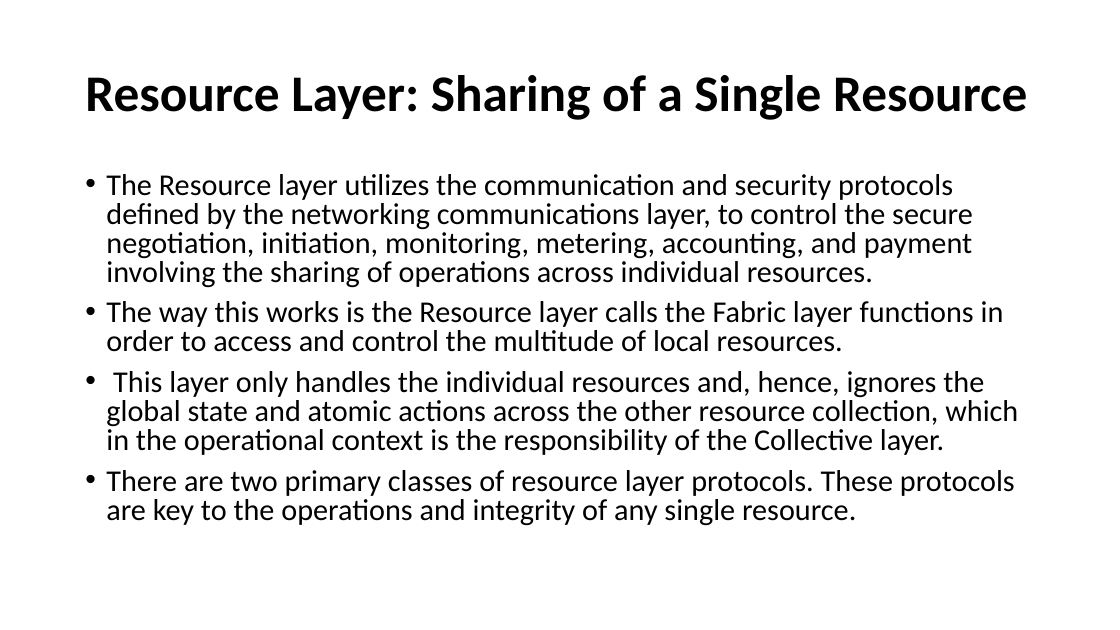
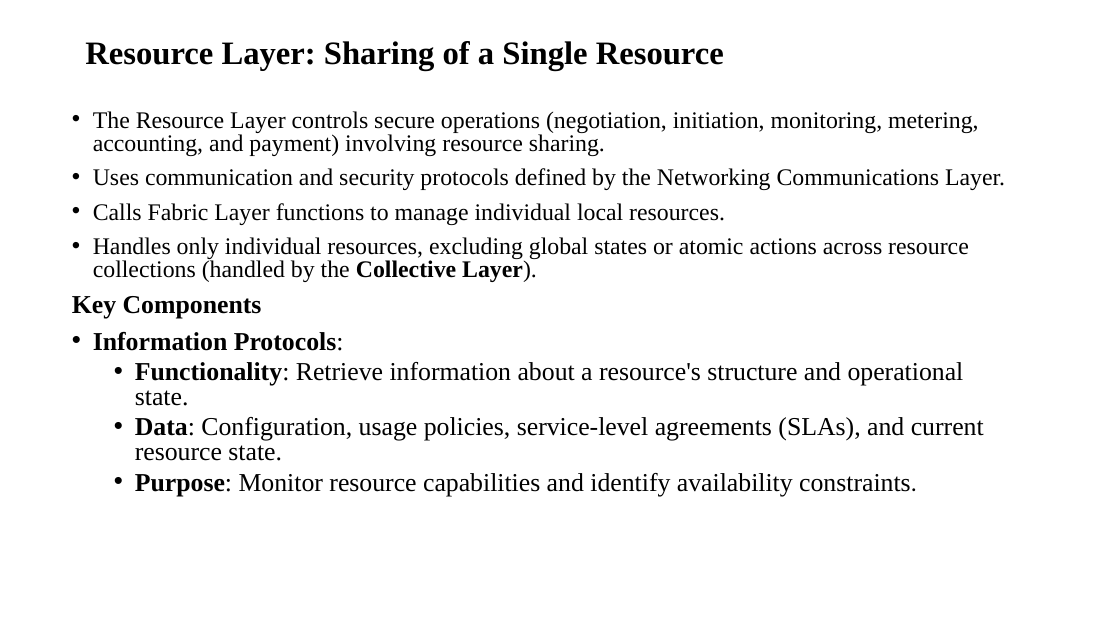
Before and after one commit to CSE-2026/4th-year-sem-2, a slide deck: slide 18 of HPC/UNIT1-PPT.pptx. Drawn at 1120x630 pixels with LibreOffice and Linux fonts; fonts in the diff are those of the drawing. Boxes give left, top, right and bottom in pixels: in the first picture for what was removed or moved away, otherwise in the second. Text is boxed around its words. In the diff, an @@ line names an element or a change of style, - is before the commit and + after.

```diff
--- a/HPC/UNIT1-PPT.pptx
+++ b/HPC/UNIT1-PPT.pptx
@@ title "Resource Layer: Sharing of a ..." at box(85, 41, 724, 71): size 44 to 28 pt, font Calibri to Times New Roman @@
@@ text at box(72, 111, 1005, 497): text changed; size 25.9 to 20.4 pt; font Calibri to Times New Roman @@
-• The Resource layer utilizes the communication and security protocols defined by the networking communications layer, to control the secure negotiation, initiation, monitoring, metering, accounting, and payment involving the sharing of operations across individual resources.
-• The way this works is the Resource layer calls the Fabric layer functions in order to access and control the multitude of local resources.
-• This layer only handles the individual resources and, hence, ignores the global state and atomic actions across the other resource collection, which in the operational context is the responsibility of the Collective layer.
-• There are two primary classes of resource layer protocols. These protocols are key to the operations and integrity of any single resource.
+• The Resource Layer controls secure operations (negotiation, initiation, monitoring, metering, accounting, and payment) involving resource sharing.
+• Uses communication and security protocols defined by the Networking Communications Layer.
+• Calls Fabric Layer functions to manage individual local resources.
+• Handles only individual resources, excluding global states or atomic actions across resource collections (handled by the Collective Layer).
+Key Components
+• Information Protocols:
+  • Functionality: Retrieve information about a resource's structure and operational state.
+  • Data: Configuration, usage policies, service-level agreements (SLAs), and current resource state.
+  • Purpose: Monitor resource capabilities and identify availability constraints.
```
Also in this commit, not shown: 27 other slides changed, 10 slides added, 4 slides removed, 5 other files.
